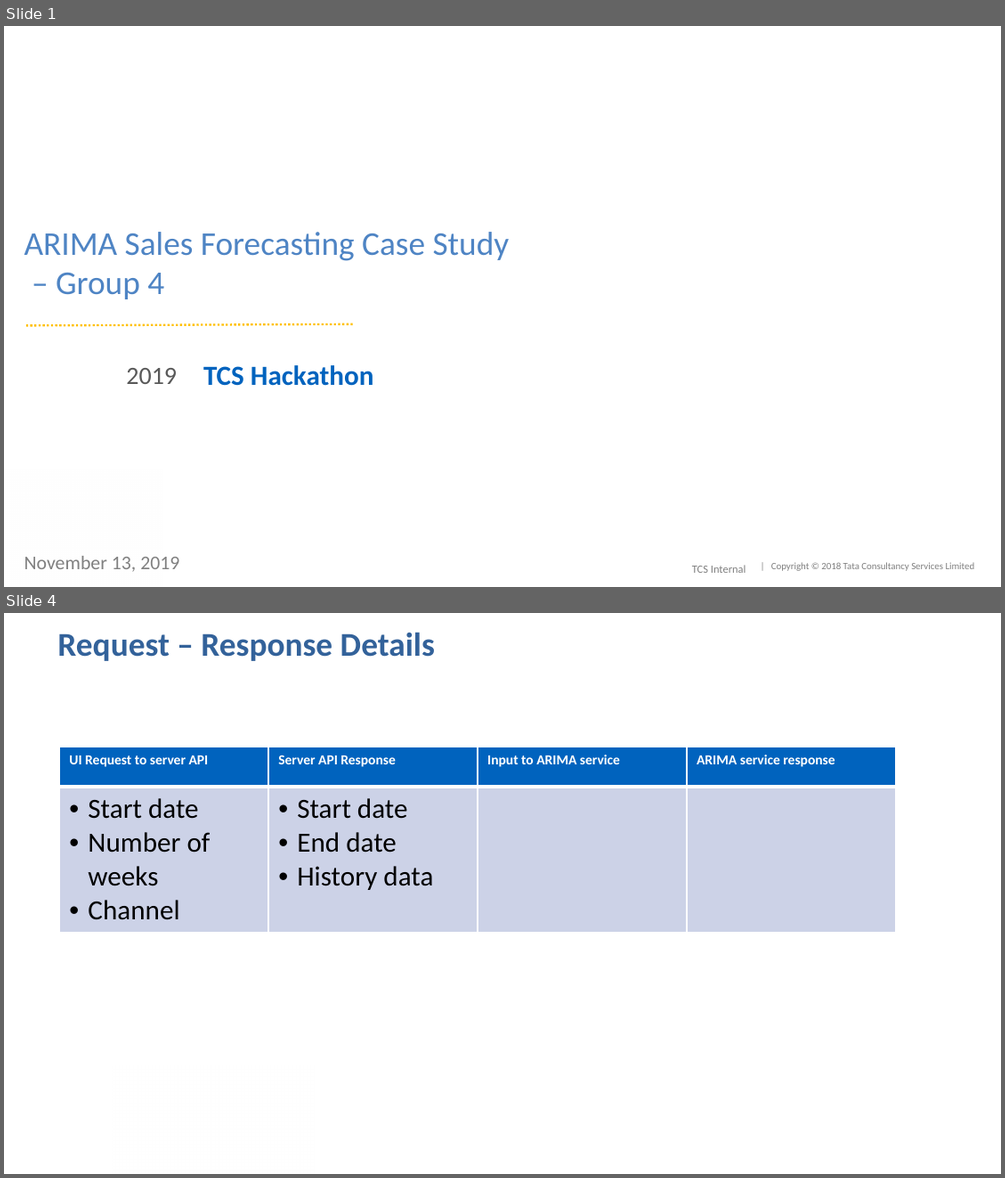
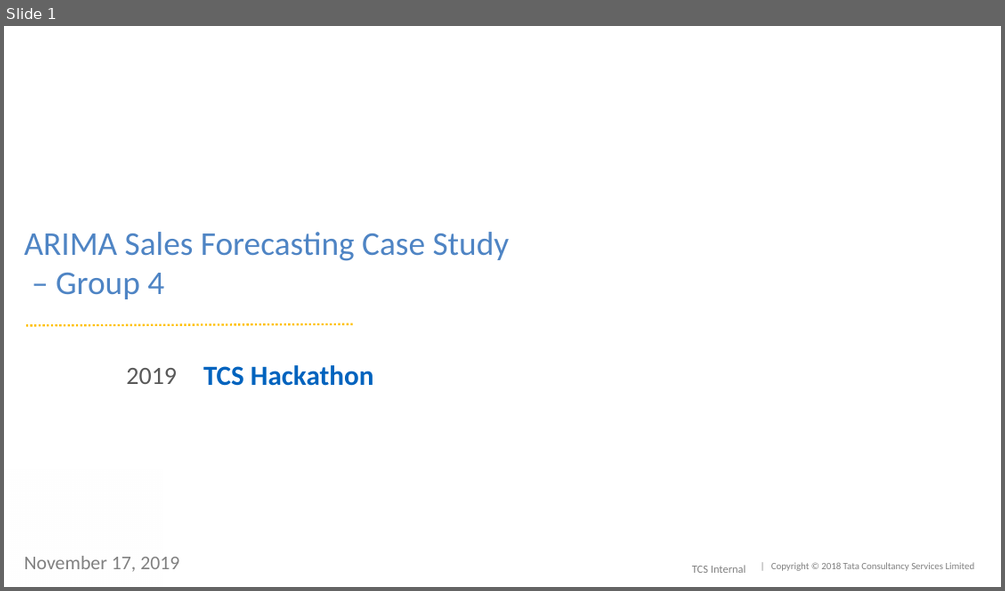
Before and after one commit to tousif-murshed/arima-orchestrator, a slide deck: Hackathon-Proposed Architecture.pptx. Shown one above the other, each under a label of ours: slides 1 and 4 before the commit, slide 1 after it; the slides between them are not shown. The pictures are 1005x1178 and 1005x591 pixels, drawn with LibreOffice and Linux fonts; fonts in the diff are those of the drawing; background and template pictures are left out. Boxes give left, top, right and bottom in pixels: in the first picture for what was removed or moved away, otherwise in the second. Text is boxed around its words. In the diff, an @@ line names an element or a change of style, - is before the commit and + after.

```diff
--- a/Hackathon-Proposed Architecture.pptx
+++ b/Hackathon-Proposed Architecture.pptx
@@ slide 4 removed at <box>4,613,1001,1174</box>, background #FFFFFF @@
@@ title removed at <box>57,632,435,661</box> @@
-Request – Response Details
@@ table removed at <box>60,747,898,930</box>, 2 rows, 4 columns @@
-UI Request to server API | Server API Response | Input to ARIMA service | ARIMA service response
-Start date / Number of weeks / Channel | Start date / End date / History data |  | 
@@ rectangle removed at <box>112,1065,314,1174</box> @@
@@ slide 1 changed as well @@
@@ text at <box>24,556,179,572</box>: text changed @@
-November 13, 2019
+November 17, 2019
```
Also in this commit, not shown: 3 other slides changed, 4 slides added, 1 other slide removed.
